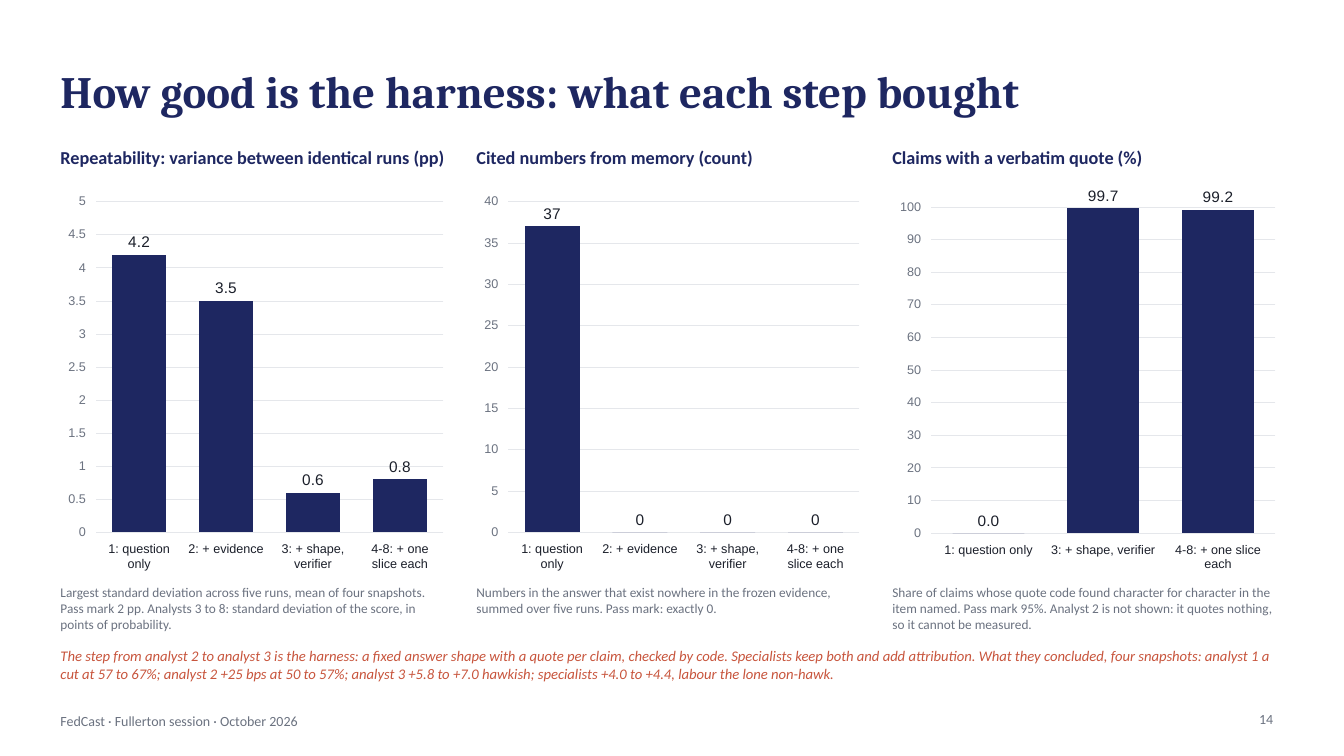
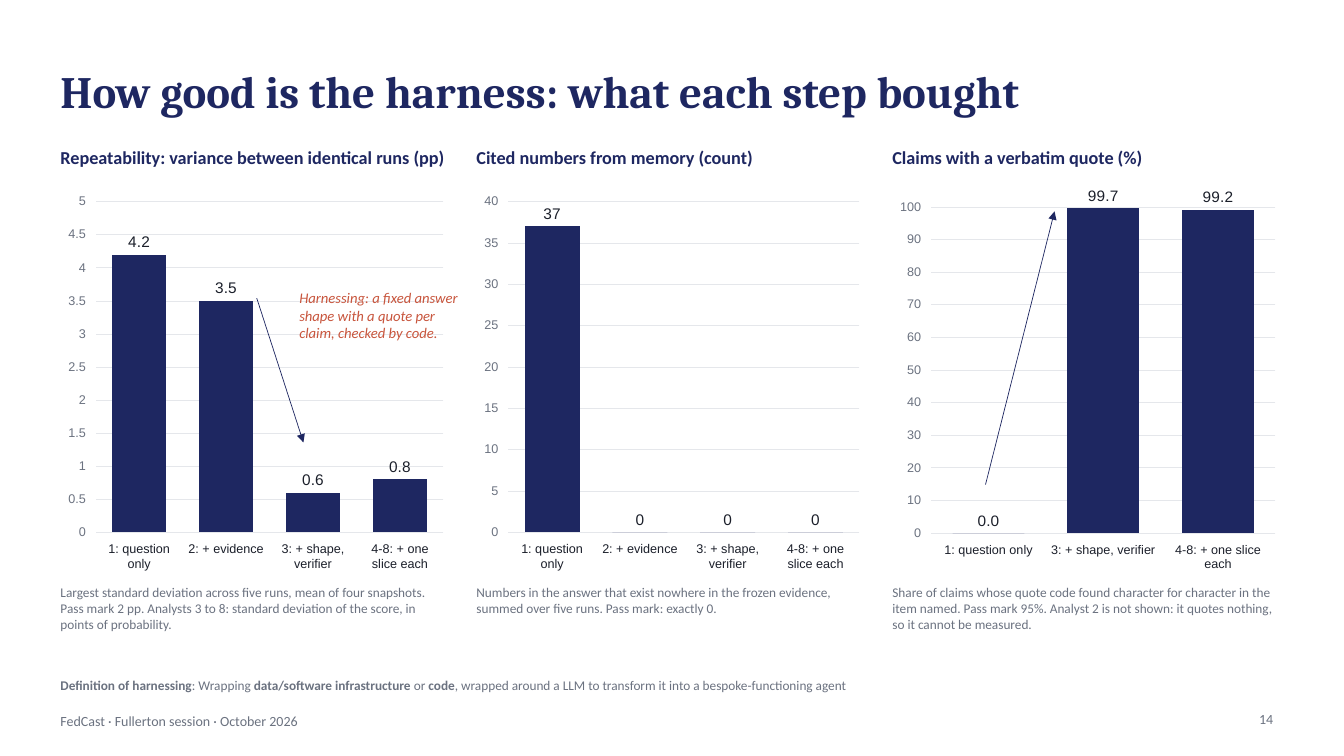
Before and after one commit to kmt112/fed-forecast, a slide deck: slide 14 of docs/FedCast_Fullerton.pptx. Drawn at 1344x756 pixels with LibreOffice and Linux fonts; fonts in the diff are those of the drawing. Boxes give left, top, right and bottom in pixels: in the first picture for what was removed or moved away, otherwise in the second. Text is boxed around its words. In the diff, an @@ line names an element or a change of style, - is before the commit and + after.

```diff
--- a/docs/FedCast_Fullerton.pptx
+++ b/docs/FedCast_Fullerton.pptx
@@ arrow added from (986, 485) to (1055, 212), #1E2761 0.5 pt @@
@@ arrow added from (257, 298) to (303, 443), #1E2761 0.5 pt @@
@@ text added at bbox=[299, 293, 458, 341], 10.5 pt, text #C8553D, italic @@
+Harnessing: a fixed answer shape with a quote per claim, checked by code.
@@ text removed at bbox=[60, 651, 1270, 682] @@
-The step from analyst 2 to analyst 3 is the harness: a fixed answer shape with a quote per claim, checked by code. Specialists keep both and add attribution. What they concluded, four snapshots: analyst 1 a cut at 57 to 67%; analyst 2 +25 bps at 50 to 57%; analyst 3 +5.8 to +7.0 hawkish; specialists +4.0 to +4.4, labour the lone non-hawk.
@@ text added at bbox=[60, 680, 846, 692], 9.5 pt, text #6B7280 @@
+Definition of harnessing: Wrapping data/software infrastructure or code, wrapped around a LLM to transform it into a bespoke-functioning agent
```
Also in this commit, not shown: 9 other slides changed, 1 slide removed, 1 other file.
